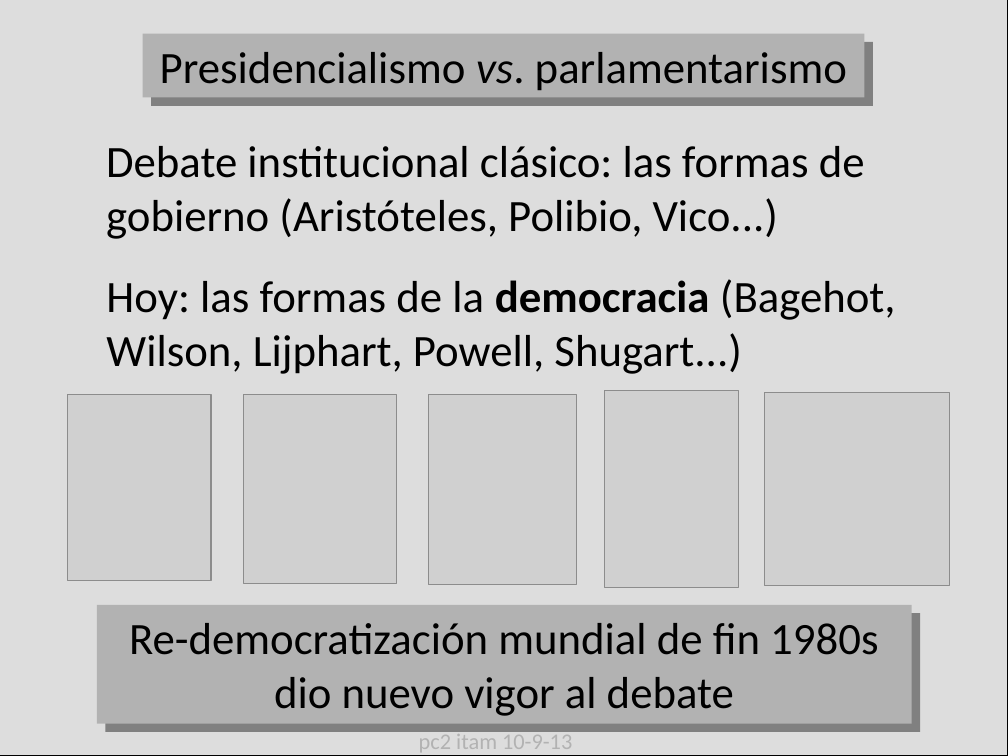
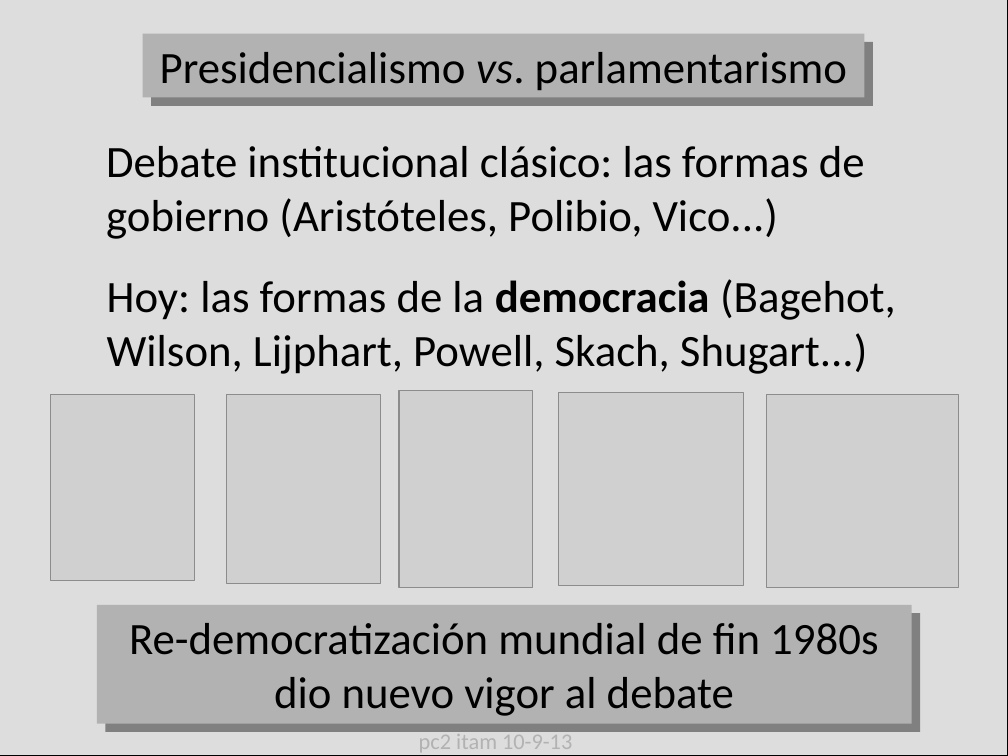
Before and after one commit to emagar/pc2, a slide deck: slide 2 of clases/04-pres-parl-chile/04pc2pres-parlChile.pptx. Drawn at 1008x756 pixels with LibreOffice and Linux fonts; fonts in the diff are those of the drawing; grey boxes stand for pictures. Boxes give left, top, right and bottom in pixels: in the first picture for what was removed or moved away, otherwise in the second. Text is boxed around its words. In the diff, an @@ line names an element or a change of style, - is before the commit and + after.

```diff
--- a/clases/04-pres-parl-chile/04pc2pres-parlChile.pptx
+++ b/clases/04-pres-parl-chile/04pc2pres-parlChile.pptx
@@ text at (107, 279, 896, 374): text changed @@
-Hoy: las formas de la democracia (Bagehot, Wilson, Lijphart, Powell, Shugart...)
+Hoy: las formas de la democracia (Bagehot, Wilson, Lijphart, Powell, Skach, Shugart...)
@@ picture: place and size @@
-picture at (68, 395, 212, 582)
+picture at (50, 395, 195, 582)
@@ picture: place and size @@
-picture at (244, 395, 397, 584)
+picture at (227, 395, 380, 585)
@@ picture: place and size @@
-picture at (605, 390, 738, 588)
+picture at (399, 390, 532, 588)
@@ picture removed at (428, 395, 577, 586) @@
@@ picture: place and size @@
-picture at (764, 393, 949, 587)
+picture at (558, 393, 743, 587)
@@ picture added at (766, 395, 959, 589) @@
```
Also in this commit, not shown: 1 other slide changed.
